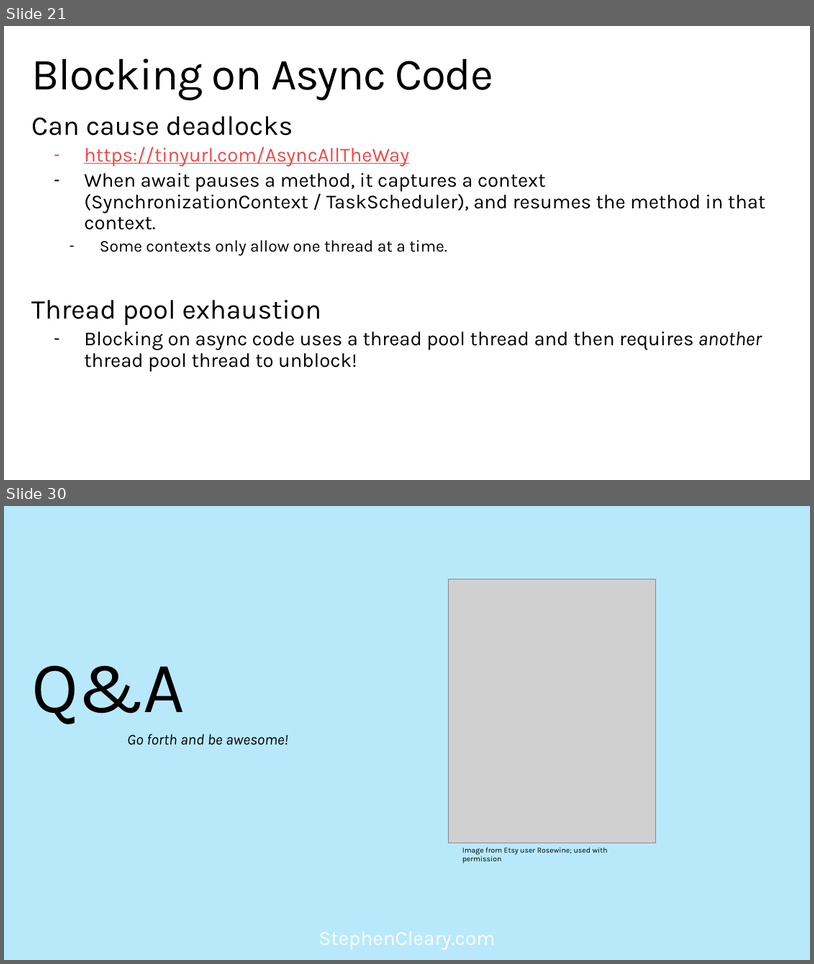
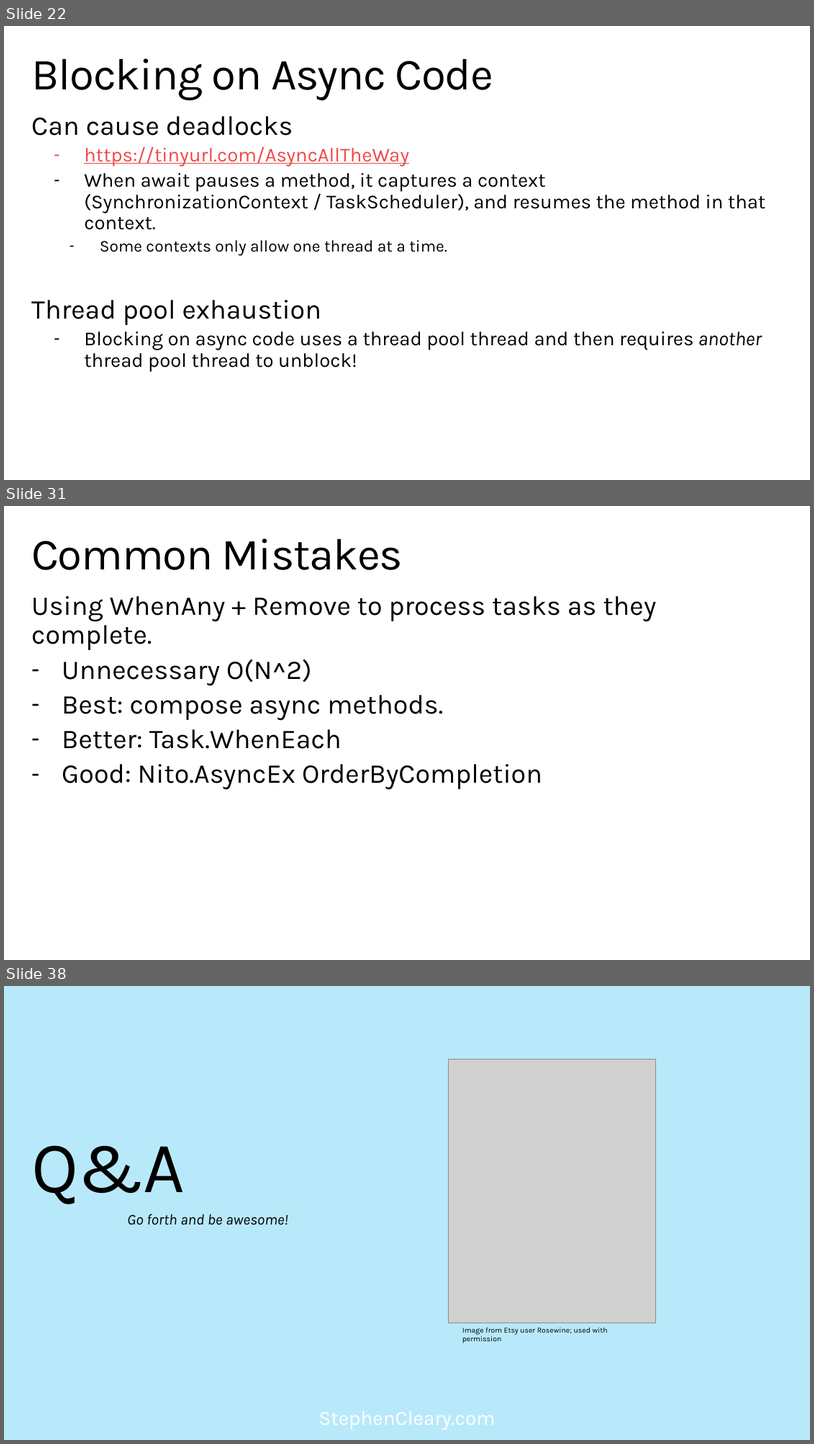
Before and after one commit to StephenCleary/Presentations, a slide deck: Async Pitfalls/Async Pitfalls.pptx. Shown one above the other, each under a label of ours: slides 21 and 30 before the commit, slides 22, 31 and 38 after it; the slides between them are not shown. The pictures are 814x964 and 814x1444 pixels, drawn with LibreOffice and Linux fonts; fonts in the diff are those of the drawing; grey boxes stand for pictures; background and template pictures are left out. Boxes give left, top, right and bottom in pixels: in the first picture for what was removed or moved away, otherwise in the second. Text is boxed around its words. In the diff, an @@ line names an element or a change of style, - is before the commit and + after.

```diff
--- a/Async Pitfalls/Async Pitfalls.pptx
+++ b/Async Pitfalls/Async Pitfalls.pptx
@@ slide 31 added at bbox=[4, 506, 810, 960], background picture (left out); not listed: 1 template element that a slide beside it also shows @@
@@ title added at bbox=[31, 538, 403, 570], 52.9 pt, text #000000 @@
+Common Mistakes
@@ text added at bbox=[31, 596, 657, 790], 32.4 pt, text #000000 @@
+Using WhenAny + Remove to process tasks as they complete.
+– Unnecessary O(N^2)
+– Best: compose async methods.
+– Better: Task.WhenEach
+– Good: Nito.AsyncEx OrderByCompletion
@@ what was slide 21 is now slide 22 @@
@@ what was slide 30 is now slide 38 @@
```
Also in this commit, not shown: 7 slides changed, 15 other slides added, 8 slides removed, 4 other files.
